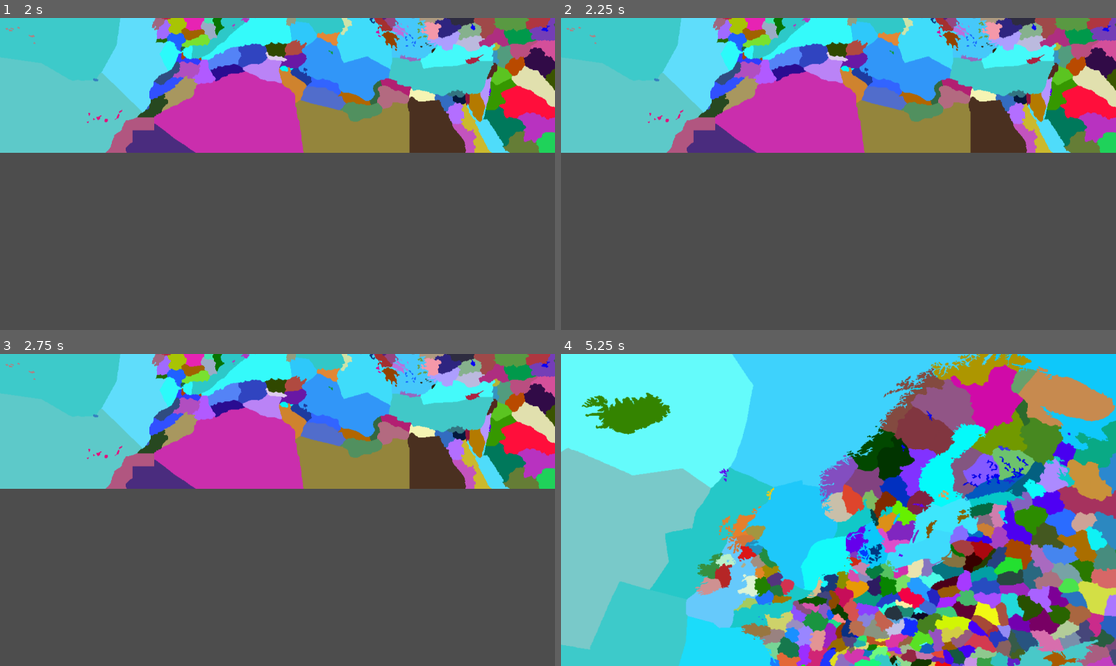
Above: before the commit, frames 1-4 (two rows, left to right).
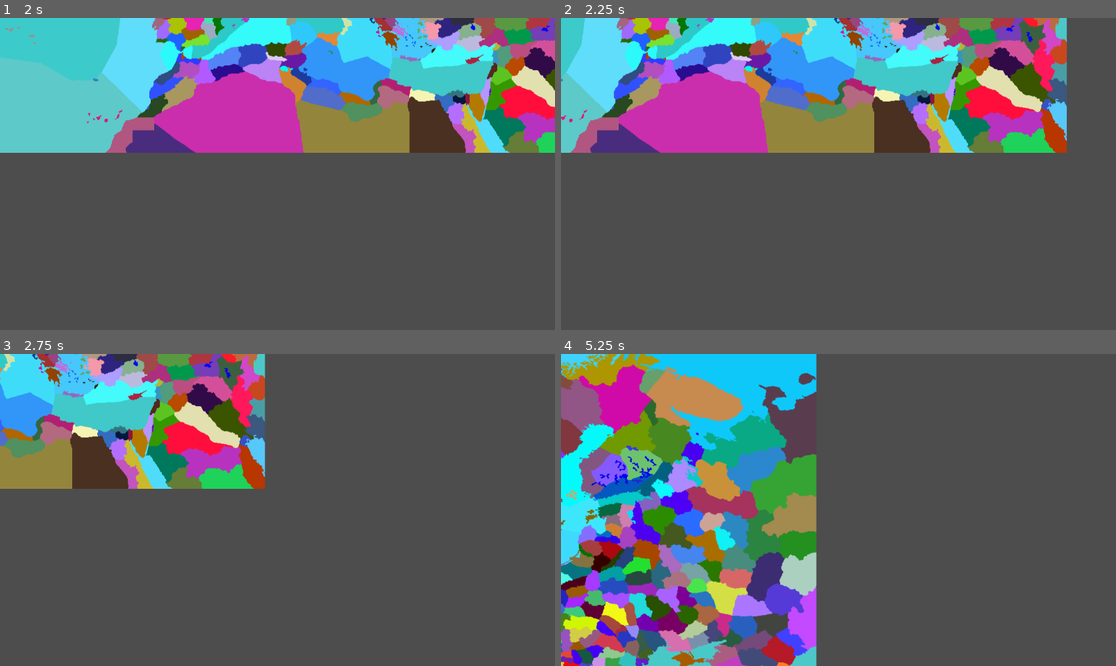
Above: after the commit, the same moments.

Repository: MatiasDubois/Conquest
Game: Godot game, scene res://Scenes/Main.tscn
Same seed, same stepped clock (60 frames per second), same inputs: the game is played once before the commit and once after it.
Inputs (mouse positions are in pixels of both pictures, inside the frame that each line leads up to):
- Up to frame 1 (2 s): tap Enter at 0.5 s; move the mouse to (399, 158) at 0.52 s; hold Down (camera_move_down) 0.53-1.25 s; click (399, 158) at 0.67 s; drag from (166, 189) to (249, 236) at 1.27 s
- Up to frame 2 (2.25 s): tap Space at 2 s; move the mouse to (894, 105) at 2.02 s; hold Right (camera_move_right, bound only after the commit) from 2.03 s (still down); click (894, 105) at 2.17 s
- Up to frame 3 (2.75 s): keep holding Right (camera_move_right, bound only after the commit)
- Up to frame 4 (5.25 s): release Right (camera_move_right, bound only after the commit) at 2.75 s; drag from (810, 572) to (672, 463) at 2.77 s; tap Enter at 3.5 s; move the mouse to (1005, 556) at 3.52 s; hold Up (camera_move_up) 3.53-4.25 s; click (1005, 556) at 3.67 s; drag from (672, 463) to (755, 432) at 4.27 s; tap Space at 5 s; move the mouse to (866, 510) at 5.02 s; tap Mouse wheel up (camera_zoom_in) at 5.1 s; click (866, 510) at 5.17 s

Frame 1 is identical in both runs. In frame 2, 40% of the frame differs, in the area x 0-100%, y 0-44%; in frame 3, 42%; in frame 4, 99%, in the area x 0-100%, y 0-100%.

Commit message:
test_bug_git_1

Diff:
--- a/Scenes/Main.gd
+++ b/Scenes/Main.gd
@@ -8,6 +8,7 @@
 func _process(delta):
 	pass
 
+# Load provinces from provinces.txt
 func load_province():
 	var image = mapImage.get_texture().get_image()
 	var pixel_color_dict = get_pixel_color_dict(image)
@@ -48,6 +49,7 @@
 	return pixel_color_dict
 
 
+# Generate a Polygons on the correct pixel
 func get_polygons(image, province_color, pixel_color_dict):
 	var targetImage = Image.create(image.get_size().x,image.get_size().y, false, Image.FORMAT_RGBA8)
 	for value in pixel_color_dict[province_color]:
--- a/Scenes/Main.tscn
+++ b/Scenes/Main.tscn
@@ -1,9 +1,8 @@
-[gd_scene load_steps=5 format=3 uid="uid://b3j8bwwf8h1vp"]
+[gd_scene load_steps=4 format=3 uid="uid://b3j8bwwf8h1vp"]
 
 [ext_resource type="Texture2D" uid="uid://b4bd81ctwua1y" path="res://Map/provinces.bmp" id="1_kln2b"]
 [ext_resource type="Script" uid="uid://bi2s6p62ikjko" path="res://Scenes/Main.gd" id="2_kln2b"]
 [ext_resource type="Script" uid="uid://cctklyubi3fiq" path="res://Scenes/CameraController.gd" id="2_rgh2o"]
-[ext_resource type="Texture2D" uid="uid://4l2qvaafvnp8" path="res://Map/Map_Pol.bmp" id="4_rgh2o"]
 
 [node name="Game" type="Node2D"]
 script = ExtResource("2_kln2b")
@@ -18,9 +17,4 @@
 texture = ExtResource("1_kln2b")
 centered = false
 
-[node name="MapPol" type="Sprite2D" parent="."]
-position = Vector2(1587, 52)
-texture = ExtResource("4_rgh2o")
-centered = false
-
 [node name="CanvasLayer" type="CanvasLayer" parent="."]
--- a/project.godot
+++ b/project.godot
@@ -34,7 +34,7 @@
 }
 camera_move_right={
 "deadzone": 0.2,
-"events": [Object(InputEventKey,"resource_local_to_scene":fa …(140 unchanged characters)… d":false,"keycode":0,"physical_keycode":68,"key_label":0,"unicode":100,"location":0,"echo":false,"script":null)
+"events": [Object(InputEventKey,"resource_local_to_scene":fa …(140 unchanged characters)… d":false,"keycode":0,"physical_keycode":4194321,"key_label":0,"unicode":0,"location":0,"echo":false,"script":null)
 ]
 }
 camera_zoom_in={
Binary file added: Map/Map_Pol.jpg
Not shown, added: Map/Map_Pol.jpg.import
Binary file added: Map/colormap_summer.jpg
Not shown, added: Map/colormap_summer.jpg.import
